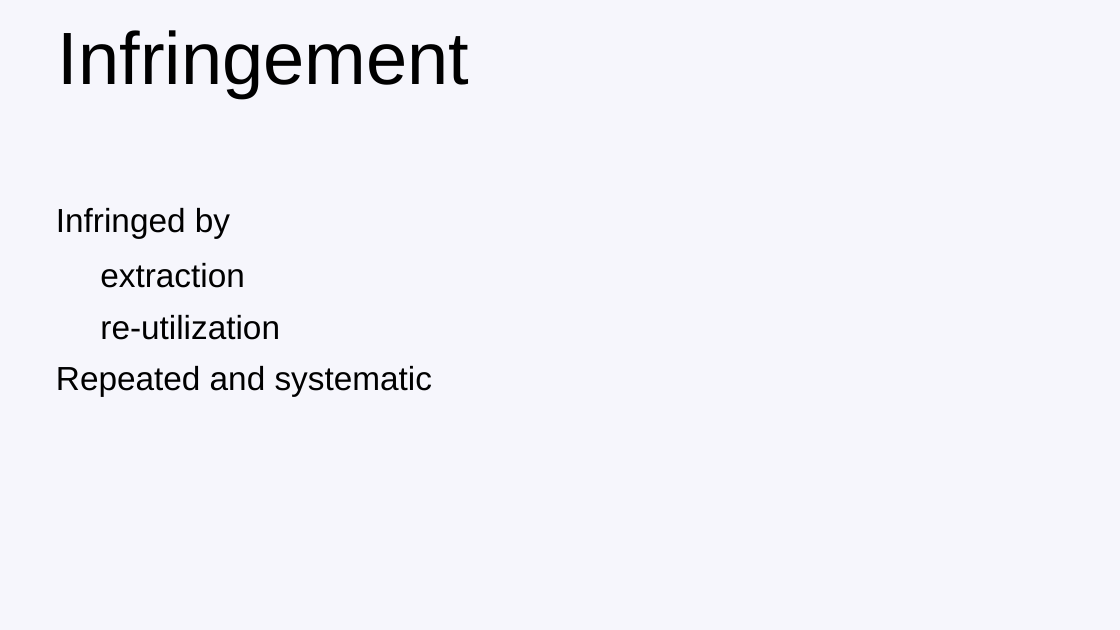
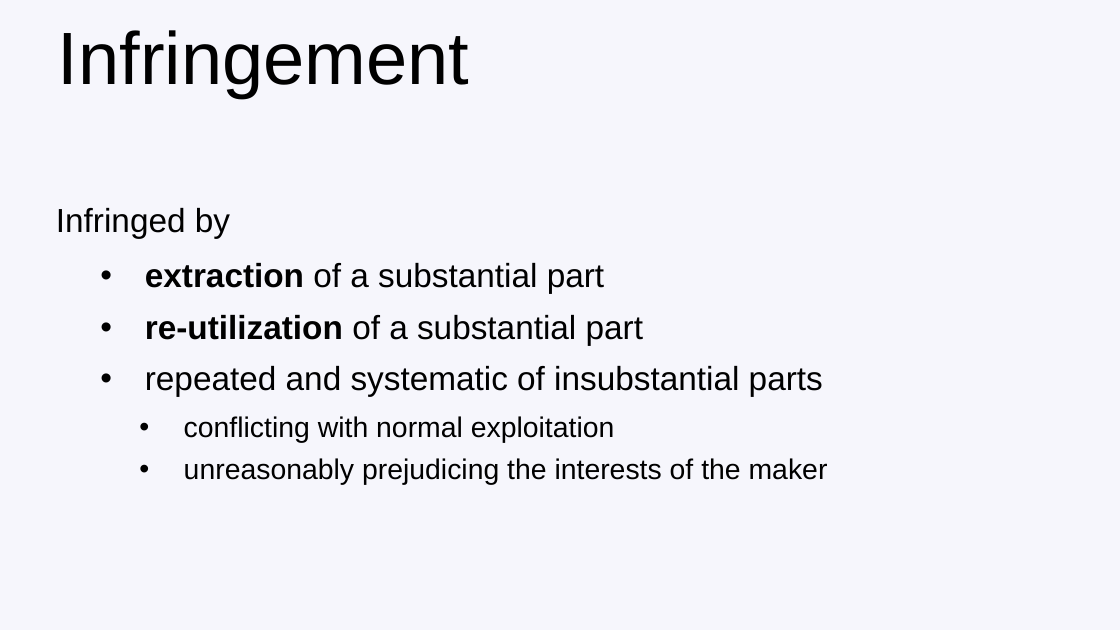
Before and after one commit to francisdavey/open-data, a slide deck: slide 21 of slides.ppt (slide 20 before the commit). Drawn at 1120x630 pixels with LibreOffice and Linux fonts; fonts in the diff are those of the drawing; background and template pictures are left out. Boxes give left, top, right and bottom in pixels: in the first picture for what was removed or moved away, otherwise in the second. Text is boxed around its words. In the diff, an @@ line names an element or a change of style, - is before the commit and + after.

```diff
--- a/slides.ppt
+++ b/slides.ppt
@@ text at (145, 263, 828, 485): text changed @@
-  extraction
-  re-utilization
-Repeated and systematic
+  • extraction of a substantial part
+  • re-utilization of a substantial part
+  • repeated and systematic of insubstantial parts
+    • conflicting with normal exploitation
+    • unreasonably prejudicing the interests of the maker
```
Also in this commit, not shown: 11 other slides changed, 2 slides added, 1 slide removed.
